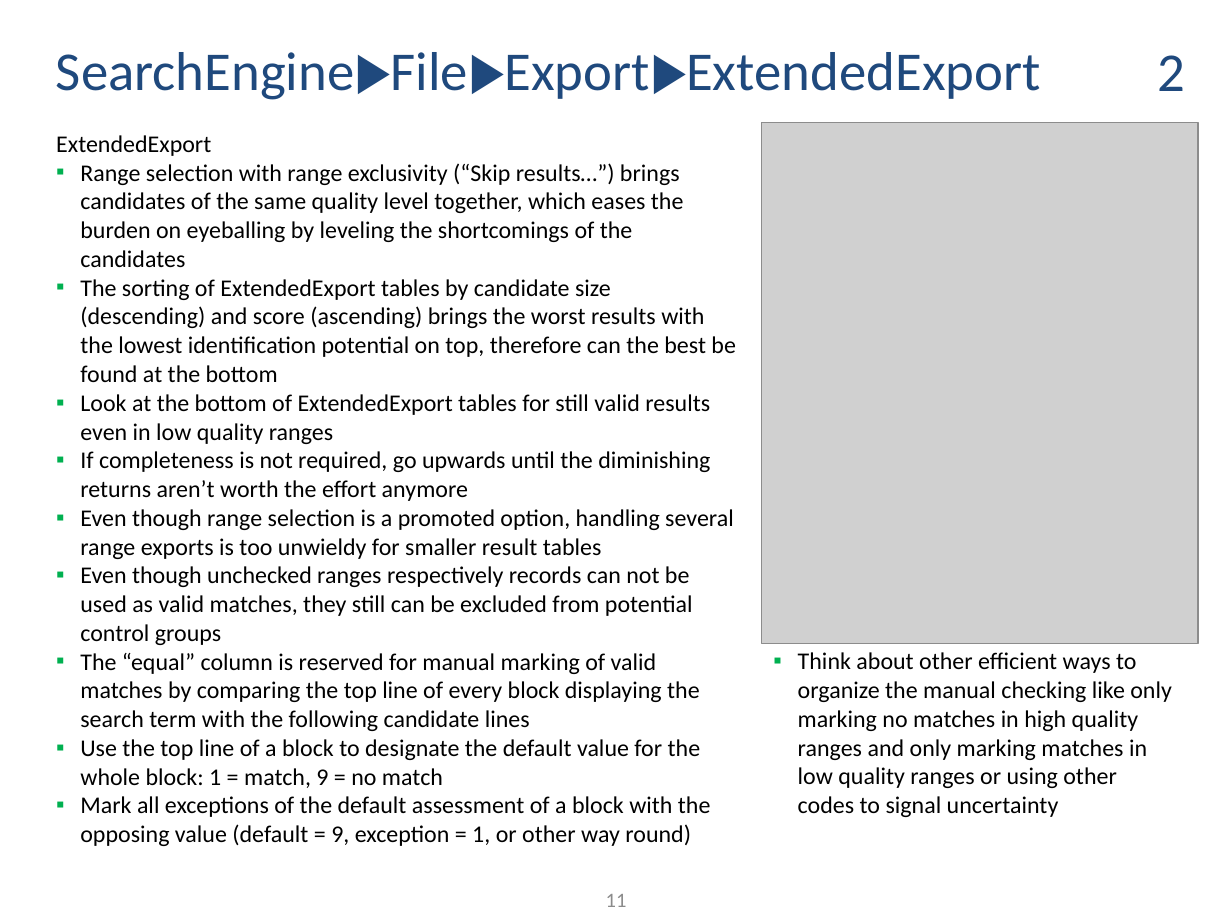
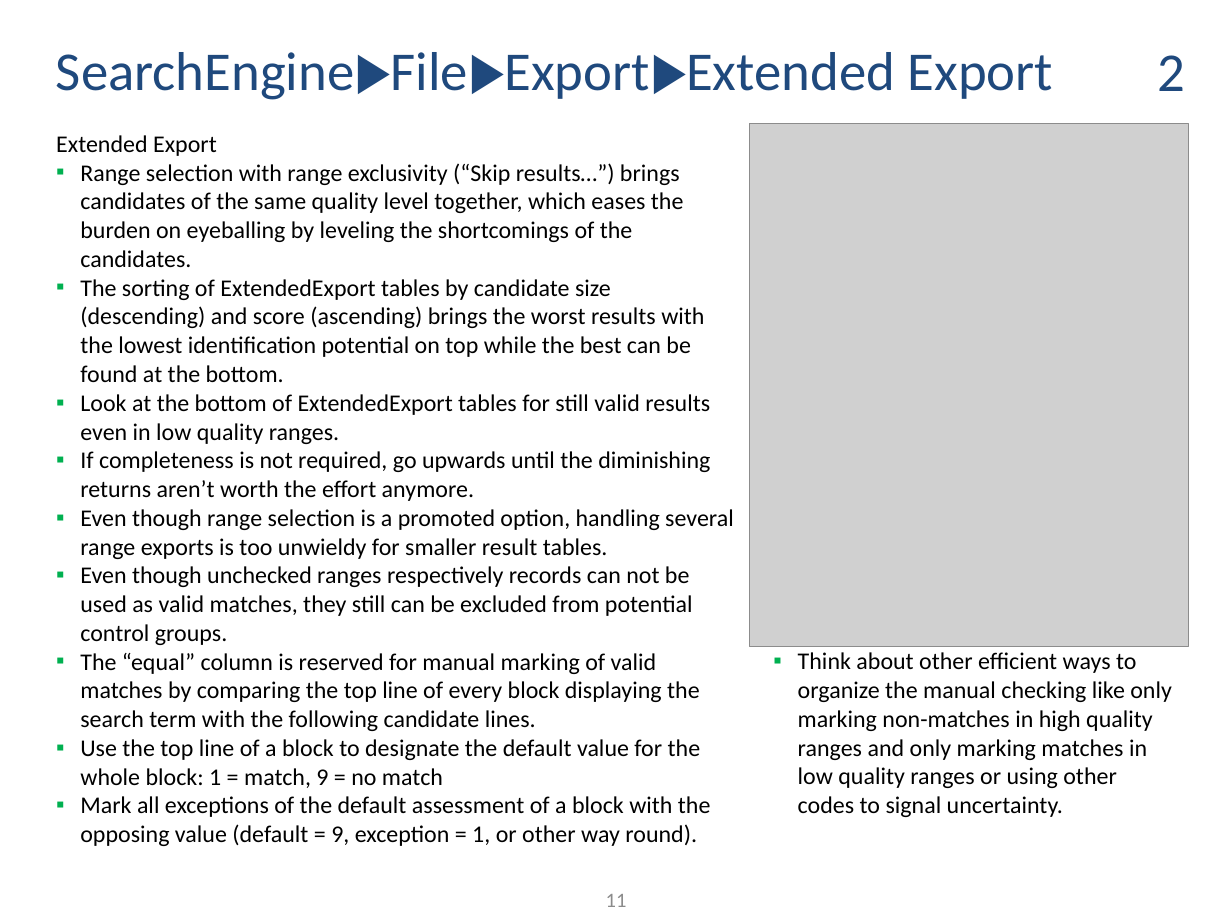
Before and after one commit to ThorstenDoherr/searchengine, a slide deck: slide 11 of doc/Manual.pptx. Drawn at 1232x924 pixels with LibreOffice and Linux fonts; fonts in the diff are those of the drawing; grey boxes stand for pictures. Boxes give left, top, right and bottom in pixels: in the first picture for what was removed or moved away, otherwise in the second. Text is boxed around its words. In the diff, an @@ line names an element or a change of style, - is before the commit and + after.

```diff
--- a/doc/Manual.pptx
+++ b/doc/Manual.pptx
@@ title at <box>56,52,1053,100</box>: spaces changed @@
-SearchEngine▶File▶Export▶ExtendedExport
+SearchEngine▶File▶Export▶Extended Export
@@ text at <box>56,135,734,731</box>: text changed @@
-ExtendedExport
-  ▪ Range selection with range exclusivity (“Skip results…”) brings candidates of the same quality level together, which eases the burden on eyeballing by leveling the shortcomings of the candidates
-  ▪ The sorting of ExtendedExport tables by candidate size (descending) and score (ascending) brings the worst results with the lowest identification potential on top, therefore can the best be found at the bottom
-  ▪ Look at the bottom of ExtendedExport tables for still valid results even in low quality ranges
-  ▪ If completeness is not required, go upwards until the diminishing returns aren’t worth the effort anymore
-  ▪ Even though range selection is a promoted option, handling several range exports is too unwieldy for smaller result tables
-  ▪ Even though unchecked ranges respectively records can not be used as valid matches, they still can be excluded from potential control groups
-  ▪ The “equal” column is reserved for manual marking of valid matches by comparing the top line of every block displaying the search term with the following candidate lines
+Extended Export
+  ▪ Range selection with range exclusivity (“Skip results…”) brings candidates of the same quality level together, which eases the burden on eyeballing by leveling the shortcomings of the candidates.
+  ▪ The sorting of ExtendedExport tables by candidate size (descending) and score (ascending) brings the worst results with the lowest identification potential on top while the best can be found at the bottom.
+  ▪ Look at the bottom of ExtendedExport tables for still valid results even in low quality ranges.
+  ▪ If completeness is not required, go upwards until the diminishing returns aren’t worth the effort anymore.
+  ▪ Even though range selection is a promoted option, handling several range exports is too unwieldy for smaller result tables.
+  ▪ Even though unchecked ranges respectively records can not be used as valid matches, they still can be excluded from potential control groups.
+  ▪ The “equal” column is reserved for manual marking of valid matches by comparing the top line of every block displaying the search term with the following candidate lines.
@@ picture: place and size @@
-picture at <box>761,122,1198,643</box>
+picture at <box>749,123,1188,647</box>
@@ text at <box>798,652,1172,817</box>: text changed @@
-  ▪ Think about other efficient ways to organize the manual checking like only marking no matches in high quality ranges and only marking matches in low quality ranges or using other codes to signal uncertainty
+  ▪ Think about other efficient ways to organize the manual checking like only marking non-matches in high quality ranges and only marking matches in low quality ranges or using other codes to signal uncertainty.
@@ text at <box>80,796,711,846</box>: text changed @@
-  ▪ Mark all exceptions of the default assessment of a block with the opposing value (default = 9, exception = 1, or other way round)
+  ▪ Mark all exceptions of the default assessment of a block with the opposing value (default = 9, exception = 1, or other way round).
```
Also in this commit, not shown: 20 other slides changed, 5 slides added, 3 other files.
